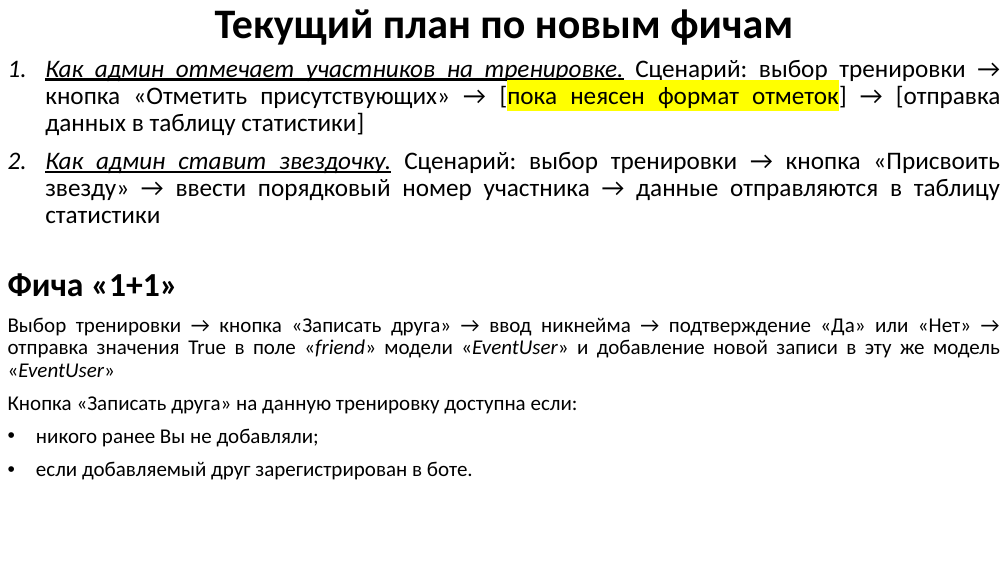
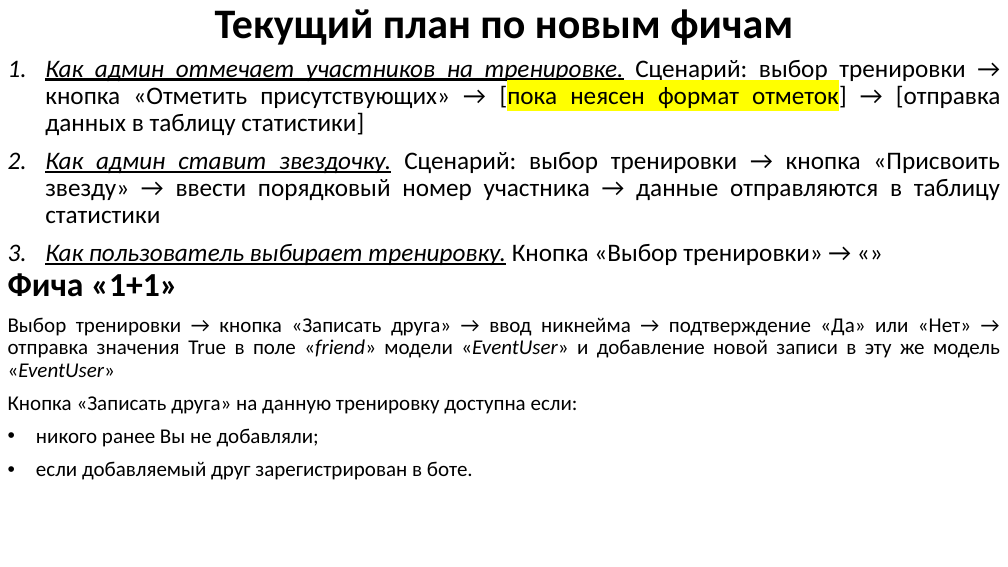
Before and after one commit to SaitBakhteev/New_Baga, a slide deck: slide 1 of plan.pptx. Drawn at 1008x567 pixels with LibreOffice and Linux fonts; fonts in the diff are those of the drawing. Boxes give left, top, right and bottom in pixels: in the first picture for what was removed or moved away, otherwise in the second. Text is boxed around its words. In the diff, an @@ line names an element or a change of style, - is before the commit and + after.

```diff
--- a/plan.pptx
+++ b/plan.pptx
@@ subtitle at (45, 244, 822, 265): paragraph added @@
+3. Как пользователь выбирает тренировку. Кнопка «Выбор тренировки» → «»
```
Also in this commit, not shown: 10 other files.
